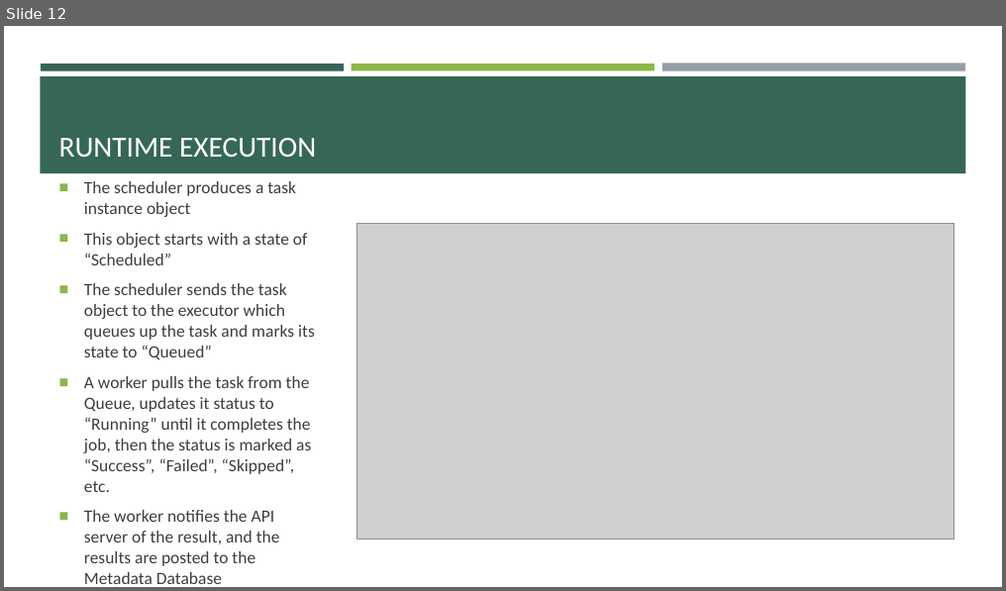
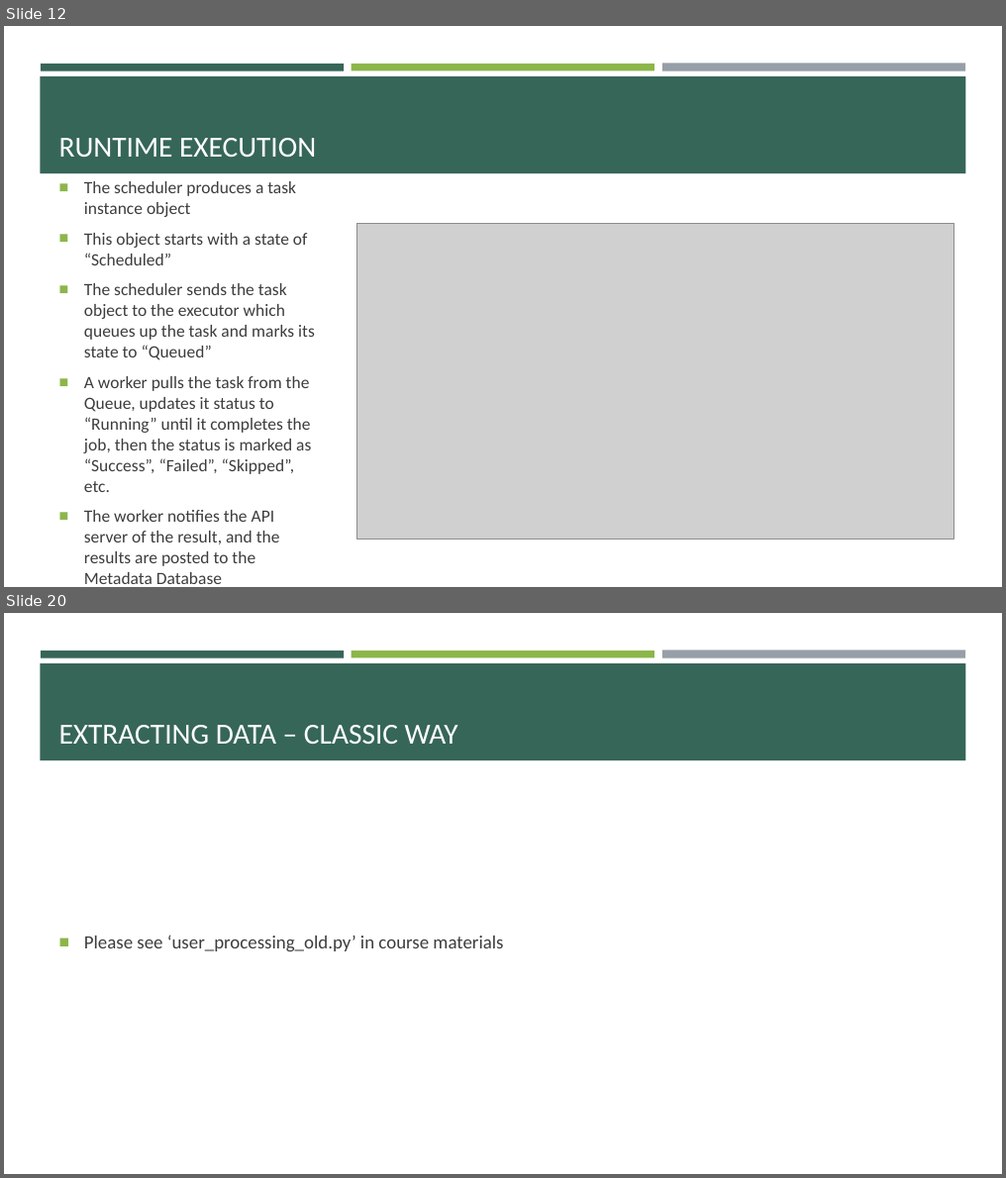
Before and after one commit to e-m-wilson/data_engineering, a slide deck: airflow/Airflow.pptx. Shown one above the other, each under a label of ours: slide 12 before the commit, slides 12 and 20 after it; the slides between them are not shown. The pictures are 1006x591 and 1006x1178 pixels, drawn with LibreOffice and Linux fonts; fonts in the diff are those of the drawing; grey boxes stand for pictures. Boxes give left, top, right and bottom in pixels: in the first picture for what was removed or moved away, otherwise in the second. Text is boxed around its words. In the diff, an @@ line names an element or a change of style, - is before the commit and + after.

```diff
--- a/airflow/Airflow.pptx
+++ b/airflow/Airflow.pptx
@@ slide 20 added at <box>4,613,1002,1174</box>, background #FFFFFF; not listed: 4 template elements that a slide beside it also shows @@
@@ title added at <box>59,725,458,744</box>, 28 pt, text #FFFFFF @@
+EXTRACTING DATA – CLASSIC WAY
@@ text added at <box>84,935,503,952</box>, 18 pt, text #3D3D3D @@
+■ Please see ‘user_processing_old.py’ in course materials
```
Also in this commit, not shown: 2 slides changed, 11 other slides added.
